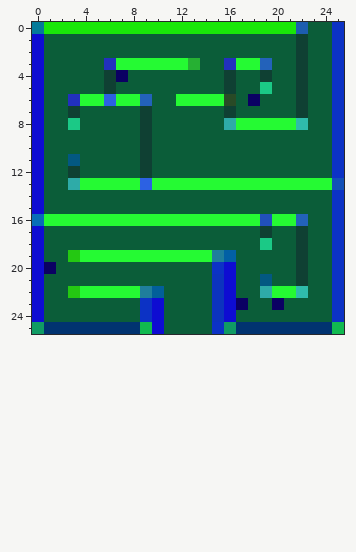
Two states of a pixel-art sprite, src/Resources/level_one_data.png. Above: the version before the commit.
The file is 26x26 pixels. Colours within 5 levels of each other are drawn and written as one.
And afterwards:
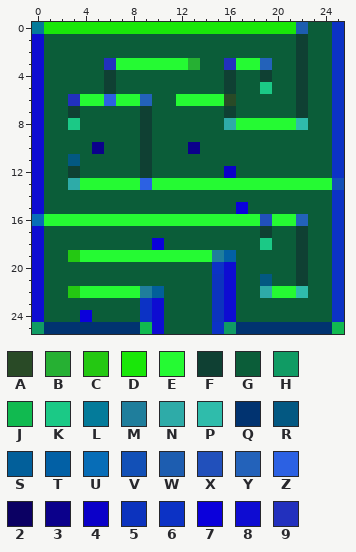
Palette (. is transparent): A #294a26  B #26b033  C #24c812  D #19e709  E #25fa33  F #0f4033  G #0b5d39  H #109b64  J #11ba50  K #1bc986  L #047b9a  M #1f7e9c  N #2eaba8  P #2fbcab  Q #013370  R #035882  S #025f9a  T #0260a5  U #076db7  V #1250b7  W #1d5db0  X #2150bb  Y #2362ba  Z #2c61e3  2 #0b0063  3 #0b008b  4 #0b00c9  5 #0c33be  6 #0c32c5  7 #0b00db  8 #0e0cd2  9 #2230be
Difference:
Changed rows in their new state; - is an unchanged pixel.
first column x 7:
 4 G-----------
 6 -----------G
first column x 1:
10 ----3-------3-------
12 ---------------4----
15 ----------------7---
18 ---------7----------
20 G-------------------
23 ----------------G--G
24 ---7----------------
Where, in picture pixels (left, top, right, bottom), the same in both pictures:
changed: (116, 70, 128, 82)
changed: (248, 94, 260, 106)
changed: (92, 142, 104, 154)
changed: (188, 142, 248, 214)
changed: (152, 238, 164, 250)
changed: (44, 262, 56, 274)
changed: (236, 298, 284, 310)
changed: (80, 310, 92, 322)
